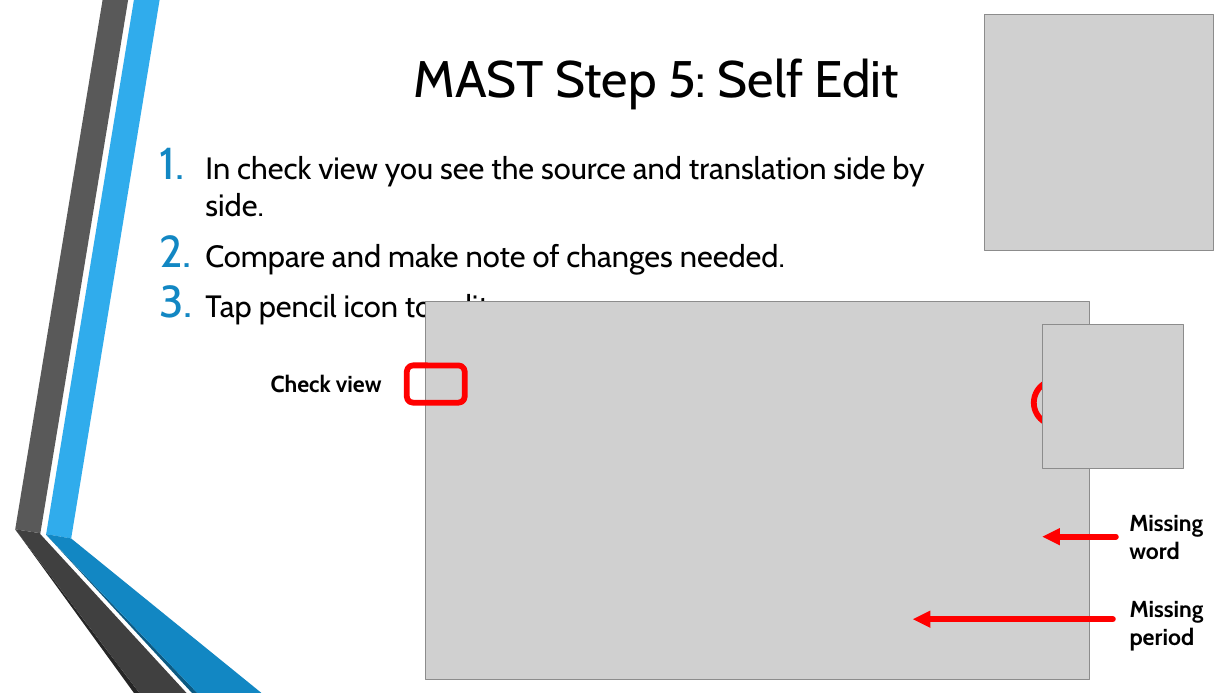
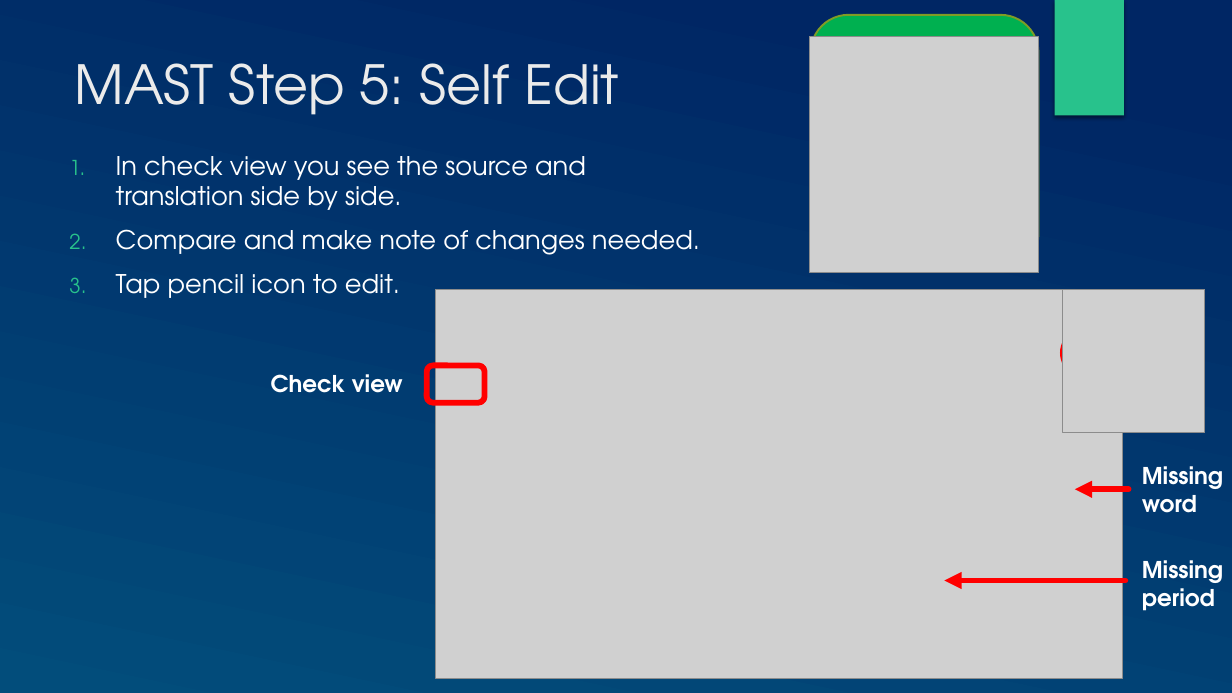
Before and after one commit to mondele/btt-writer-docs, a slide deck: slide 27 of docs/ATranslate.pptx. Drawn at 1232x693 pixels with LibreOffice and Linux fonts; fonts in the diff are those of the drawing; grey boxes stand for pictures; background and template pictures are left out. Boxes give left, top, right and bottom in pixels: in the first picture for what was removed or moved away, otherwise in the second. Text is boxed around its words. In the diff, an @@ line names an element or a change of style, - is before the commit and + after.

```diff
--- a/docs/ATranslate.pptx
+++ b/docs/ATranslate.pptx
@@ background picture (left out) to gradient #002664 to #024E7B @@
@@ rounded rectangle added at [811, 15, 1039, 272], fill #00B050, outline #7F9D26 1.5 pt @@
@@ rectangle added at [1055, 0, 1124, 116], fill #28C28C @@
@@ title "MAST Step 5: Self Edit": place and size @@
-title "MAST Step 5: Self Edit" at [413, 58, 899, 108]
+title "MAST Step 5: Self Edit" at [75, 63, 619, 115]
@@ title "MAST Step 5: Self Edit" at [75, 63, 619, 115]: size 40 to 42 pt, font Cabin to TeX Gyre Adventor, text colour #000000 to #EBEBEB; alignment centre to left; vertical alignment middle to top @@
@@ picture: place and size @@
-picture at [985, 15, 1214, 250]
+picture at [810, 37, 1039, 273]
@@ text "In check view you see ...": place and size @@
-text "In check view you see ..." at [205, 156, 924, 324]
+text "In check view you see ..." at [116, 156, 700, 298]
@@ text "In check view you see ..." at [116, 156, 700, 298]: size 24 to 20 pt, font Cabin to TeX Gyre Adventor, text colour #000000 to #FFFFFF; bullet colour #1287C3 to #28C28C @@
@@ picture: place and size @@
-picture at [426, 302, 1091, 680]
+picture at [436, 289, 1123, 678]
@@ picture: place and size @@
-picture at [1043, 325, 1184, 469]
+picture at [1063, 289, 1204, 433]
@@ ellipse: place and size @@
-ellipse at [1034, 380, 1080, 425]
+ellipse at [1063, 331, 1108, 376]
@@ rounded rectangle: place and size @@
-rounded rectangle at [407, 366, 465, 403]
+rounded rectangle at [427, 366, 485, 403]
@@ font Cabin to TeX Gyre Adventor, text colour #000000 to #FFFFFF in 3 elements at [271, 374, 403, 393], [1142, 560, 1223, 611], [1142, 466, 1223, 513] @@
@@ text "Missing word": place and size @@
-text "Missing word" at [1129, 515, 1203, 560]
+text "Missing word" at [1142, 466, 1223, 513]
@@ arrow moved from (1116, 537) - (1043, 537) to (1128, 490) - (1075, 490) @@
@@ group removed at [15, 0, 262, 693]: 6 freeform shapes @@
@@ text "Missing period": place and size @@
-text "Missing period" at [1130, 601, 1204, 651]
+text "Missing period" at [1142, 560, 1223, 611]
@@ arrow moved from (1113, 619) - (913, 619) to (1126, 580) - (945, 580) @@
```
Also in this commit, not shown: 33 other slides changed, 17 other files.
